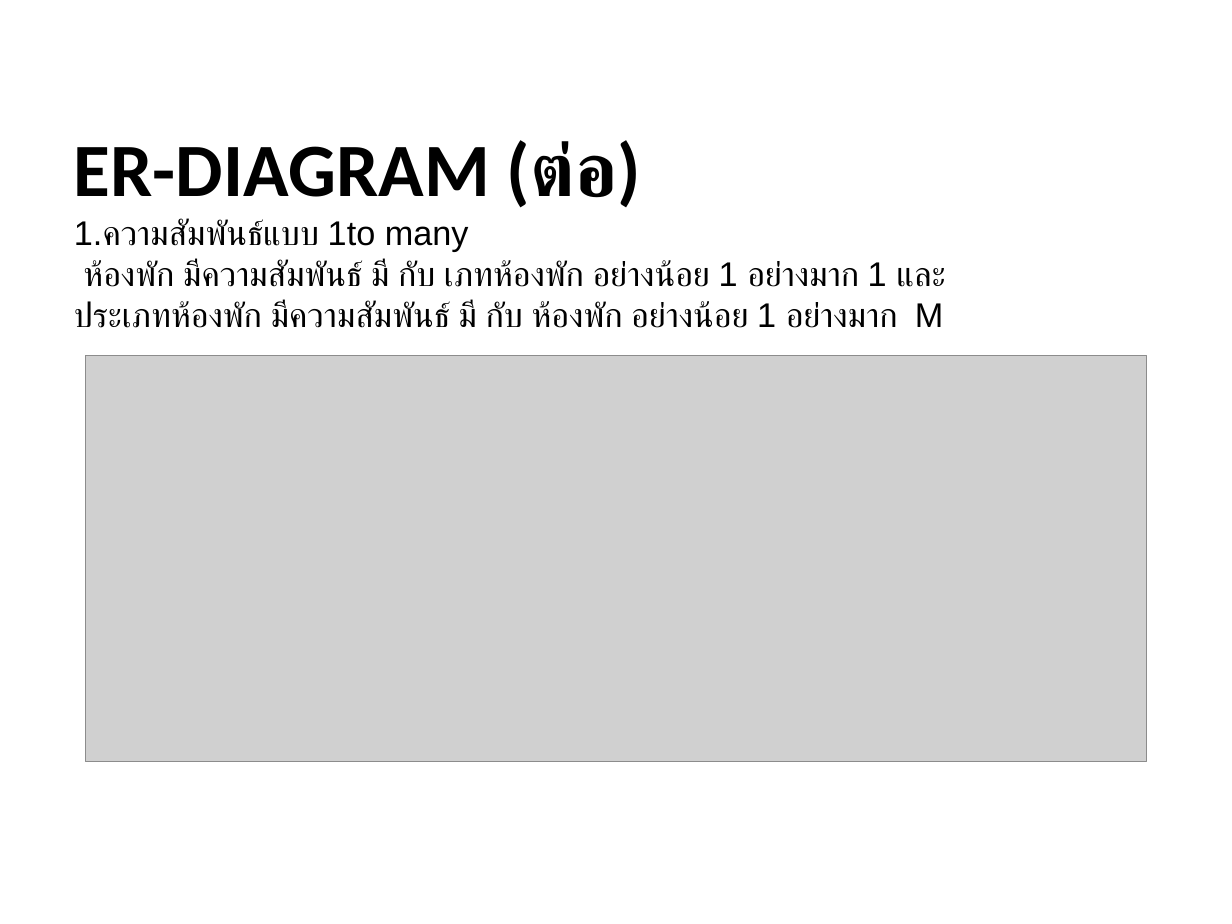
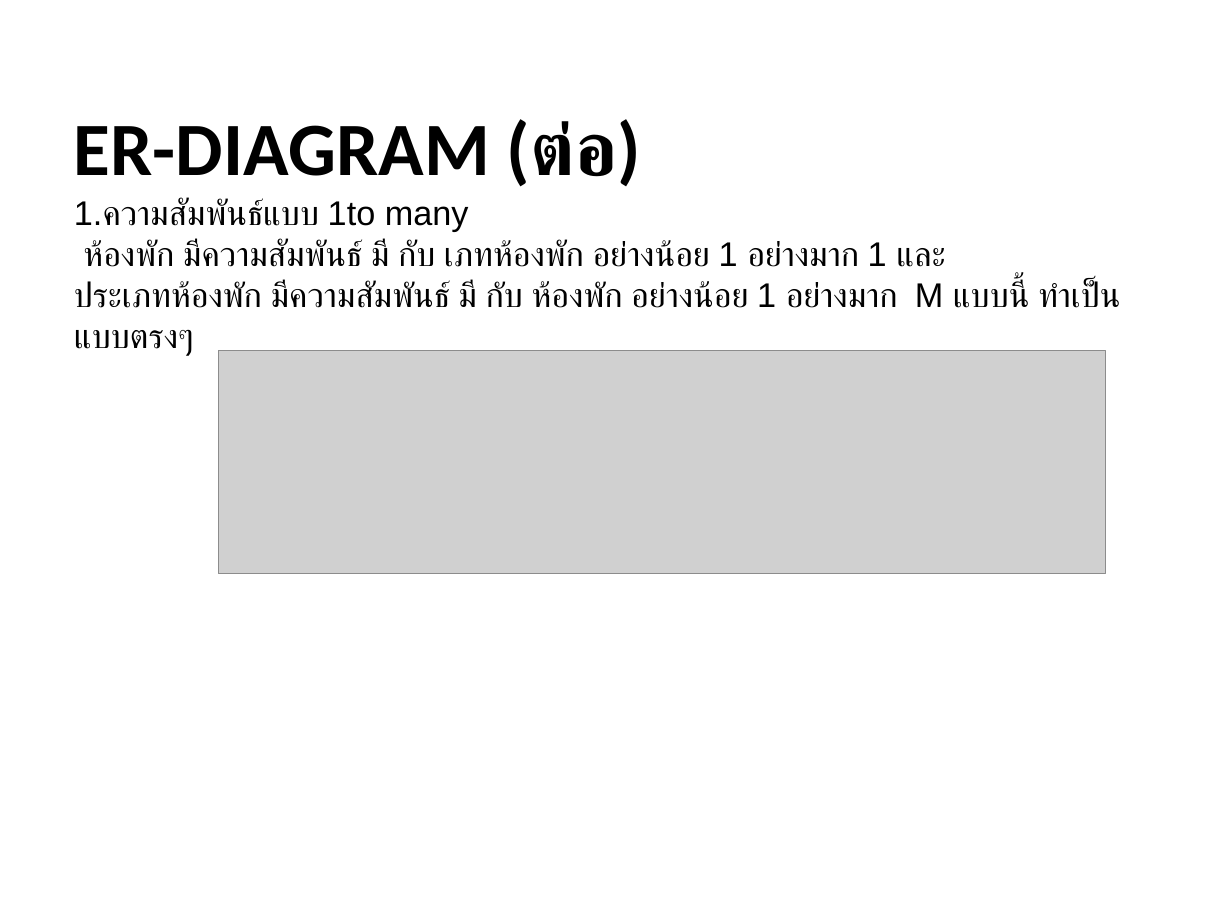
Before and after one commit to tawhan695/database, a slide deck: slide 11 of Ex-Presentation-Midterm (3).ppt. Drawn at 1232x924 pixels with LibreOffice and Linux fonts; fonts in the diff are those of the drawing; grey boxes stand for pictures. Boxes give left, top, right and bottom in pixels: in the first picture for what was removed or moved away, otherwise in the second. Text is boxed around its words. In the diff, an @@ line names an element or a change of style, - is before the commit and + after.

```diff
--- a/Ex-Presentation-Midterm (3).ppt
+++ b/Ex-Presentation-Midterm (3).ppt
@@ title at box(74, 119, 1120, 308): text changed @@
-ER-DIAGRAM (ต่อ)
-1.ความสัมพันธ์แบบ 1to many
-ห้องพัก มีความสัมพันธ์ มี กับ เภทห้องพัก อย่างน้อย 1 อย่างมาก 1 และ
-ประเภทห้องพัก มีความสัมพันธ์ มี กับ ห้องพัก อย่างน้อย 1 อย่างมาก M
+ER-DIAGRAM (ต่อ)
+1.ความสัมพันธ์แบบ 1to many
+ห้องพัก มีความสัมพันธ์ มี กับ เภทห้องพัก อย่างน้อย 1 อย่างมาก 1 และ
+ประเภทห้องพัก มีความสัมพันธ์ มี กับ ห้องพัก อย่างน้อย 1 อย่างมาก M แบบนี้ ทำเป็นแบบตรงๆ
@@ picture: place and size @@
-picture at box(85, 355, 1146, 761)
+picture at box(218, 350, 1105, 573)
```
Also in this commit, not shown: 2 other slides changed, 5 other files.
